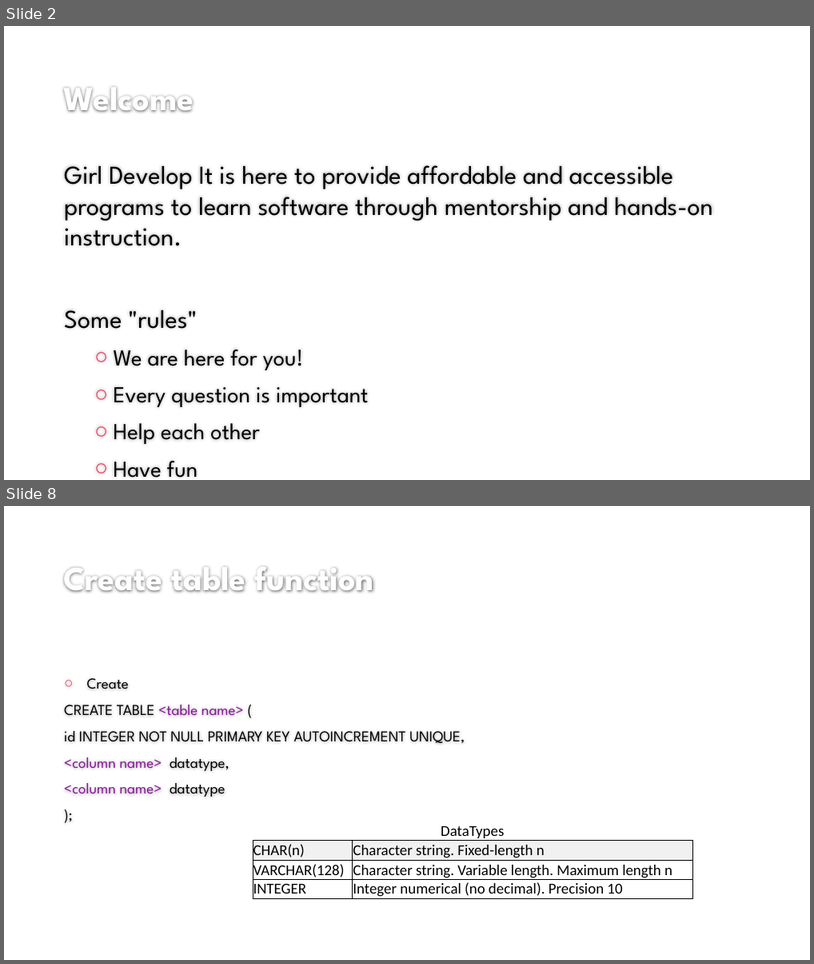
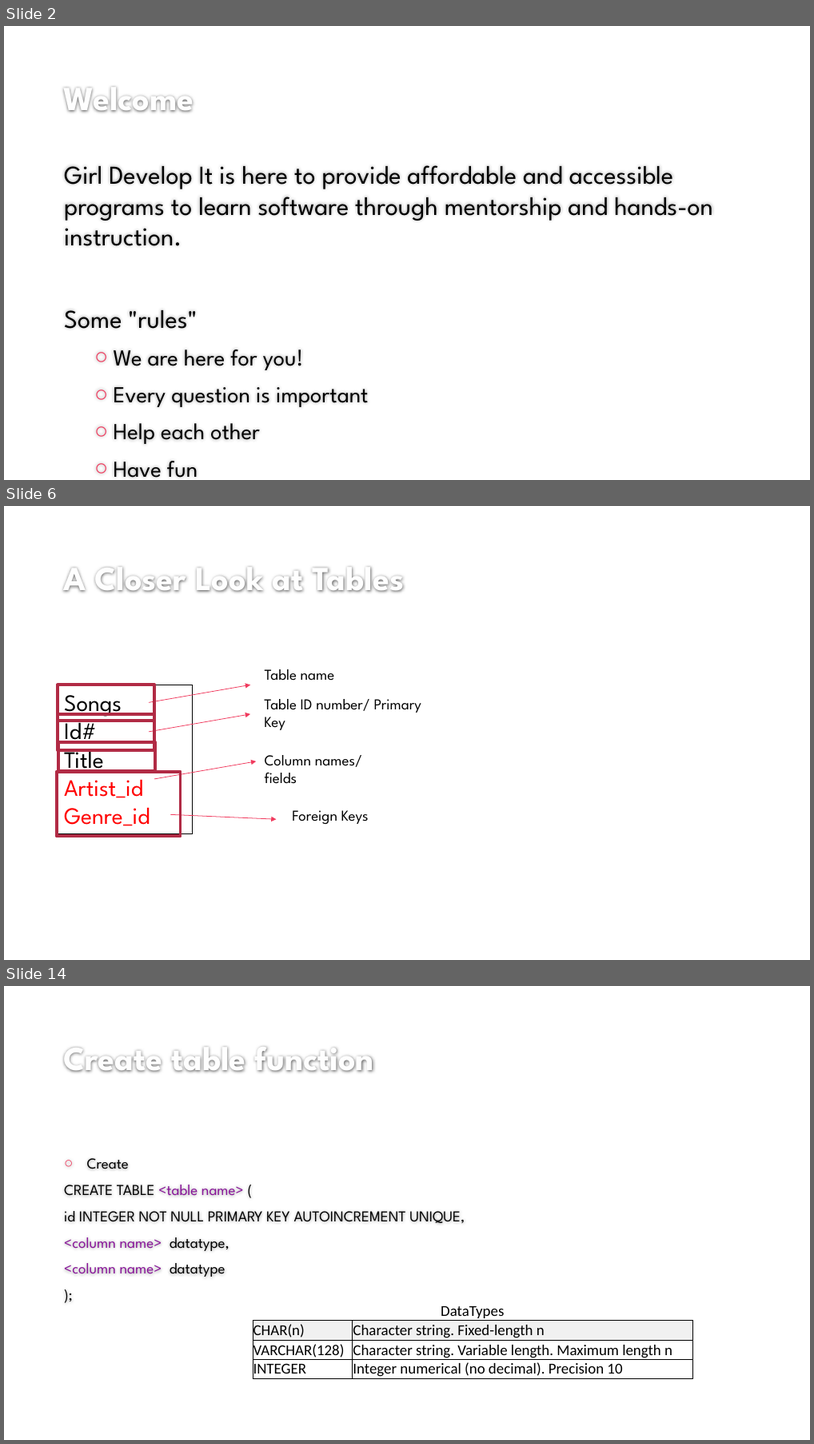
Before and after one commit to mtchem/GDI_Beginning_SQL, a slide deck: Beginning_SQL_pres.pptx. Shown one above the other, each under a label of ours: slides 2 and 8 before the commit, slides 2, 6 and 14 after it; the slides between them are not shown. The pictures are 814x964 and 814x1444 pixels, drawn with LibreOffice and Linux fonts; fonts in the diff are those of the drawing; background and template pictures are left out. Boxes give left, top, right and bottom in pixels: in the first picture for what was removed or moved away, otherwise in the second. Text is boxed around its words. In the diff, an @@ line names an element or a change of style, - is before the commit and + after.

```diff
--- a/Beginning_SQL_pres.pptx
+++ b/Beginning_SQL_pres.pptx
@@ slide 6 added at (4, 506, 810, 960), background #FFFFFF @@
@@ title added at (64, 567, 404, 592), 40 pt, text #FEFEFE, bold @@
+A Closer Look at Tables
@@ text added at (265, 669, 335, 680), 18 pt, text #000000 @@
+Table name
@@ rectangle added at (58, 684, 154, 720), outline #B22C46 3.75 pt @@
@@ rectangle added at (58, 684, 194, 833), outline #000000 0.75 pt, 28 pt, text #FF0000 @@
+Songs
+Id#
+Title
+Artist_id
+Genre_id
@@ arrow added from (149, 703) to (251, 684), #F03B5E 0.75 pt @@
@@ rectangle added at (58, 714, 154, 750), outline #B22C46 3.75 pt @@
@@ arrow added from (149, 732) to (251, 714), #F03B5E 0.75 pt @@
@@ text added at (264, 699, 422, 730), 18 pt, text #000000 @@
+Table ID number/ Primary Key
@@ rectangle added at (58, 742, 155, 771), outline #B22C46 3.75 pt @@
@@ arrow added from (154, 779) to (256, 761), #F03B5E 0.75 pt @@
@@ text added at (265, 755, 362, 784), 18 pt, text #000000 @@
+Column names/ fields
@@ rectangle added at (57, 772, 181, 836), outline #B22C46 3.75 pt @@
@@ arrow added from (171, 815) to (276, 820), #F03B5E 0.75 pt @@
@@ text added at (292, 810, 369, 824), 18 pt, text #000000 @@
+Foreign Keys
@@ what was slide 8 is now slide 14 @@
```
Also in this commit, not shown: 3 slides changed, 7 other slides added, 2 slides removed.
